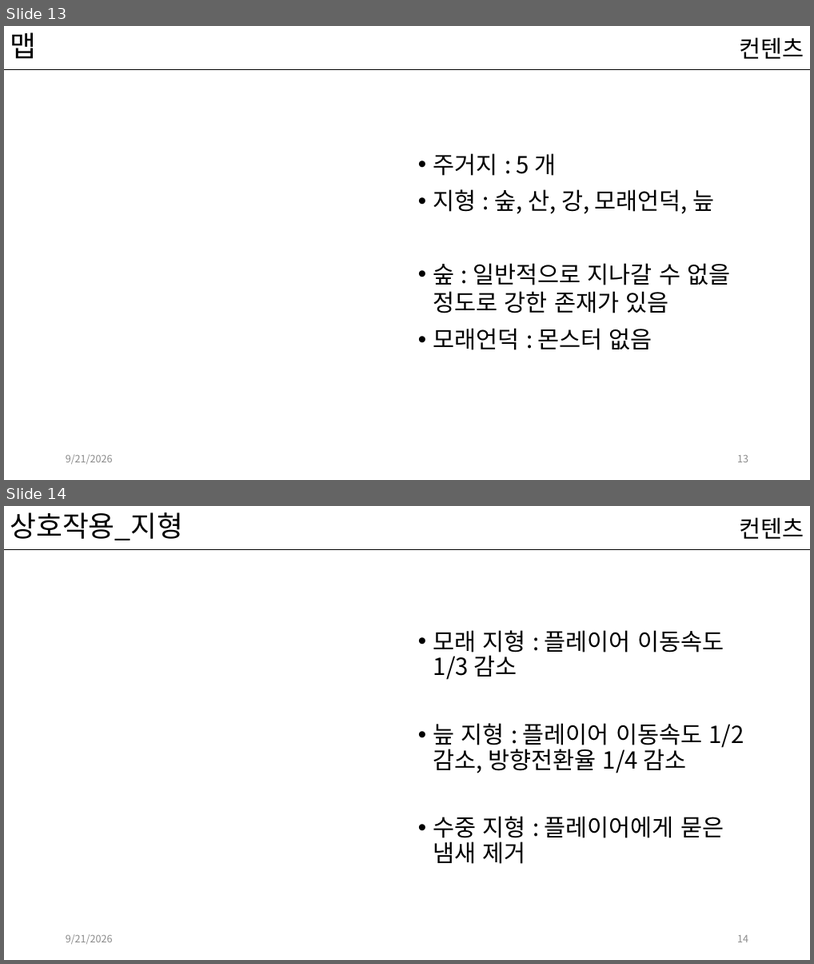
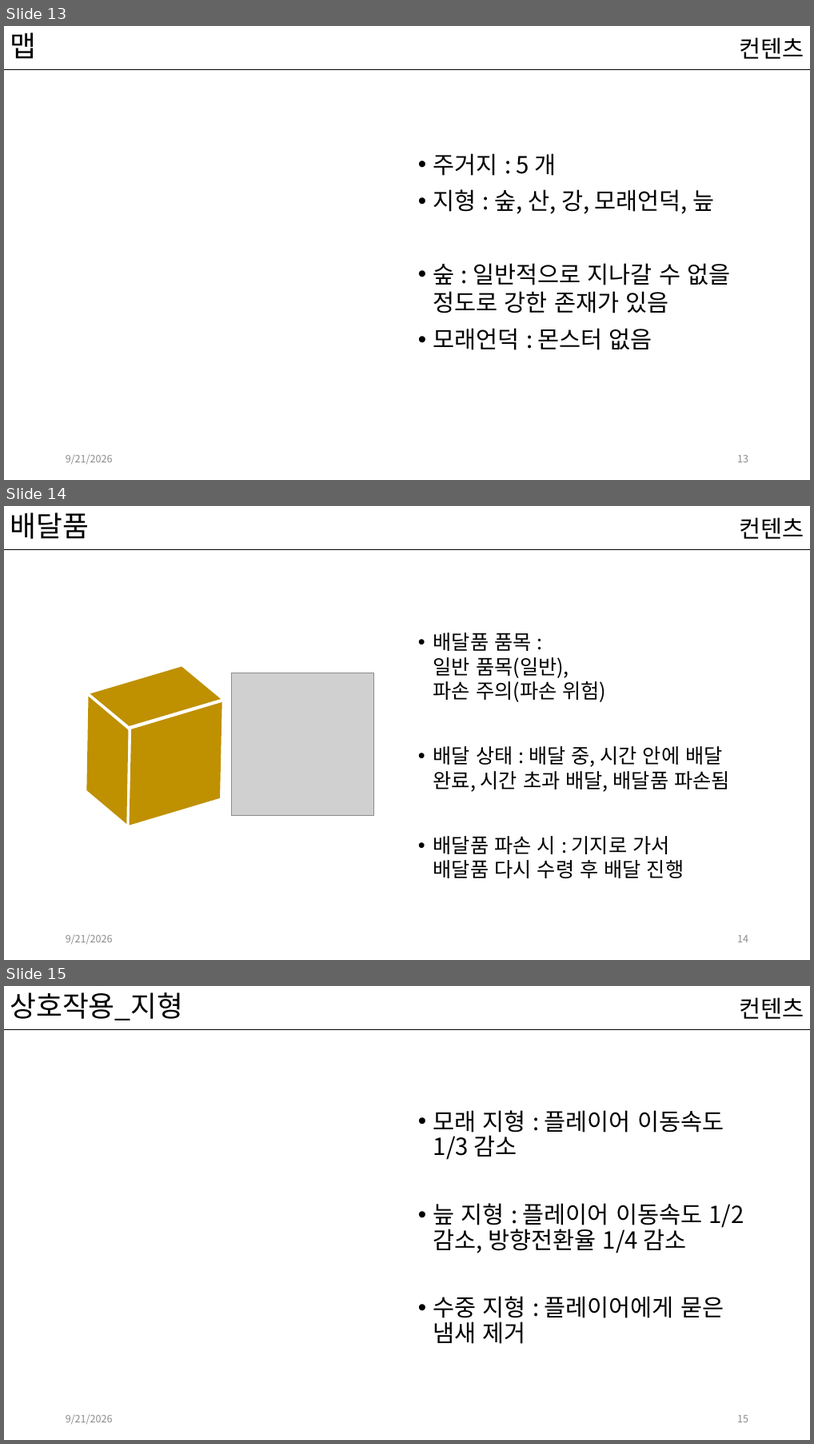
Before and after one commit to kwakyerin/2026_Graduation_Project, a slide deck: documents/HyunahKwon/design/designing/배트와 달트_기획서.pptx. Shown one above the other, each under a label of ours: slides 13 and 14 before the commit, slides 13, 14 and 15 after it. The pictures are 814x964 and 814x1444 pixels, drawn with LibreOffice and Linux fonts; fonts in the diff are those of the drawing; grey boxes stand for pictures. Boxes give left, top, right and bottom in pixels: in the first picture for what was removed or moved away, otherwise in the second. Text is boxed around its words. In the diff, an @@ line names an element or a change of style, - is before the commit and + after.

Commit message:
배달품 설명 추가
+레퍼런스 이미지 추가

```diff
--- a/documents/HyunahKwon/design/designing/배트와 달트_기획서.pptx
+++ b/documents/HyunahKwon/design/designing/배트와 달트_기획서.pptx
@@ slide 14 added at <box>4,506,810,960</box>, background #FFFFFF; not listed: 1 template element that a slide beside it also shows @@
@@ title added at <box>10,512,89,539</box>, 34 pt, text #000000 @@
+배달품
@@ text added at <box>739,517,804,539</box>, 28 pt, text #000000 @@
+컨텐츠
@@ parallelogram added at <box>90,632,221,760</box>, fill #BF9000 @@
@@ text added at <box>434,632,730,878</box>, 24 pt, text #000000 @@
+• 배달품 품목 :
+  일반 품목(일반),
+  파손 주의(파손 위험)
+• 배달 상태 : 배달 중, 시간 안에 배달 완료, 시간 초과 배달, 배달품 파손됨
+• 배달품 파손 시 : 기지로 가서
+  배달품 다시 수령 후 배달 진행
@@ picture added at <box>231,672,374,815</box> @@
@@ parallelogram added at <box>42,696,174,824</box>, fill #BF9000 @@
@@ parallelogram added at <box>103,702,248,825</box>, fill #BF9000 @@
@@ text added at <box>66,934,113,944</box>, 12 pt, text #8C8C8C @@
+9/21/2026
@@ page number added at <box>738,935,749,942</box>, 12 pt, text #8C8C8C @@
+14
@@ what was slide 14 is now slide 15 @@
@@ page number at <box>738,1415,749,1422</box>: text changed @@
-14
+15
```
Also in this commit, not shown: 2 slides changed, 2 other slides added, 1 slide removed, 1 other file.
